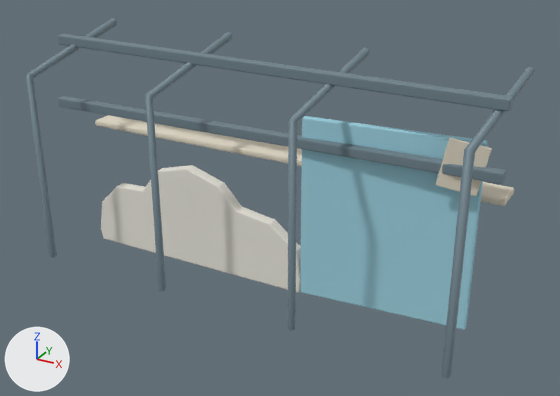
One commit to the glTF model outputs/assets/playroom/playroom-cloud-corridor-pack.glb: the scene before it, then after it.
Both versions are drawn from a 50 mm lens placed at (14.66, -20.51, 13.53), pointed at (3.44, -0.11, 3.33). Lighting does not change. The marker at lower left points along +X, +Y and +Z. The older version comes first. Where no turn or scale is listed for an object, it has been applied to the vertices. Vertices at exactly the same position are counted once.

The older version as bpy lines, for what is in view:
```python
me_cloud_wall_panel = bpy.data.meshes.new('Cloud wall panel')
me_cloud_wall_panel.from_pydata(...)  # 150 vertices, 296 faces; spans x -4.4..4.25, y -0.21..0.21, z 0.0..3.69
me_cloud_wall_panel.materials.append(mat_warm_white_fabric)  # white #eae7dd
me_cube_053 = bpy.data.meshes.new('Cube.053')
me_cube_053.from_pydata(...)  # 56 vertices, 108 faces; spans x -2.8..2.8, y -0.12..0.12, z -3.1..3.1
me_cube_053.materials.append(mat_sky_wallpaper_face)  # cyan #a0d4e3
me_cube_058 = bpy.data.meshes.new('Cube.058')
me_cube_058.from_pydata(...)  # 112 vertices, 216 faces; spans x -7.8..7.8, y -1.5..0.6, z -0.1..2.0
me_cube_058.materials.append(mat_clean_aged_cream_vinyl)  # pale yellow #e2dac7
me_maintenance_beam = bpy.data.meshes.new('Maintenance beam')
me_maintenance_beam.from_pydata(...)  # 184 vertices, 312 faces; spans x -5.5..10.6, y -2.3..1.8, z 0.0..8.1
me_maintenance_beam.materials.append(mat_painted_maintenance_steel)  # greyish blue #768993
ob_clean_aged_cream_vinyl_003 = bpy.data.objects.new('Clean aged cream vinyl.003', me_cube_058)
ob_clean_aged_cream_vinyl_003.location = (2.7, 1.3, 4.3)
ob_painted_maintenance_steel_002 = bpy.data.objects.new('Painted maintenance steel.002', me_maintenance_beam)
ob_painted_maintenance_steel_002.location = (0.0, 0.0, 0.0)
ob_sky_wallpaper_face_002 = bpy.data.objects.new('Sky wallpaper face.002', me_cube_053)
ob_sky_wallpaper_face_002.parent = ob_cloud_corridor_pack
ob_sky_wallpaper_face_002.location = (7.0, 0.2, 3.1)
ob_sky_wallpaper_face_002.rotation_euler = (0.0, 0.0, 0.08)  # degrees (0, 0, 4.6)
ob_warm_white_fabric_002 = bpy.data.objects.new('Warm white fabric.002', me_cloud_wall_panel)
ob_warm_white_fabric_002.location = (0.0, 0.0, 0.0)
```
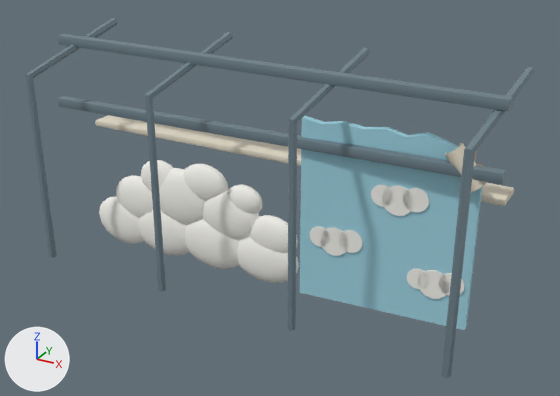
Where the newer file only moved an object's origin or applied its transform, the numbers keep the older frame.

The change in detail:
Material 'Painted cloud foam' (mat_painted_cloud_foam) is new.
Its base color is (0.93, 0.92, 0.87) (white #f7f6f0).
Its roughness is 0.88.
me_cube_058 is used by ob_clean_aged_cream_vinyl_003; location (2.7, 1.3, 4.3).
me_cube_058 had 112 vertices, 216 faces and spanned x -7.8..7.8, y -1.5..0.6, z -0.1..2.0.
me_cube_058 now has 108 vertices, 208 faces and spans x -7.7..7.8, y -1.6..0.6, z -0.1..1.8.
me_cube_058 part 1: the loose piece of 56 vertices spanning x 5.9..7.3, y -1.5..-1.2, z 0.4..2.0 is rebuilt with 52 vertices and now spans x 6.0..7.3, y -1.6..-0.9, z 0.5..1.8.
Other edits to the shape of me_cube_058 do not show in these pictures.
me_cube_053 is used by ob_sky_wallpaper_face_002; parent ob_cloud_corridor_pack; location (7.0, 0.2, 3.1); rotation (0.0, 0.0, 0.08), in degrees (0, 0, 4.6).
me_cube_053 had 56 vertices, 108 faces and spanned x -2.8..2.8, y -0.12..0.12, z -3.1..3.1.
me_cube_053 now has 24 vertices, 44 faces and spans x -2.8..2.8, y -0.34..0.34, z 0.0..6.2.
me_cube_053 part 2: the whole mesh is rebuilt.
Mesh me_円柱_037 is new.
It has 2056 vertices, 4032 faces and spans x -9.95..4.23, y -0.32..0.48, z -2.2..2.32.
It uses material mat_painted_cloud_foam (white #f7f6f0).
Object 'Sky wallpaper face.002' (ob_sky_wallpaper_face_002) turns from (0, 0, 4.6) to (0, 0, 0) degrees about x, y and z.
Object 'Sky wallpaper face.002' (ob_sky_wallpaper_face_002) moves from (7.0, 0.2, 3.1) to (7.0, 0.2, 0.0).
Object 'Warm white fabric.002' (ob_warm_white_fabric_002) is deleted.
Object 'Painted cloud foam' (ob_painted_cloud_foam) is new; it shows me_円柱_037.
Its location is (5.42, -0.08, 2.2).

What differs and where, as boxes (x1, y1, x2, y2) in the pictures (560 x 396 px):
'Sky wallpaper face.002', reshaped, moved, turned
    before: (300, 116, 487, 330)
    after: (300, 116, 482, 330)
'Painted cloud foam', added
    after: (99, 160, 465, 299)
'Warm white fabric.002', deleted
    before: (101, 165, 301, 293)
part 1 of me_cube_058, rebuilt (25% narrower, 17% shorter)
    before: (436, 137, 492, 196)
    after: (445, 143, 487, 192)
